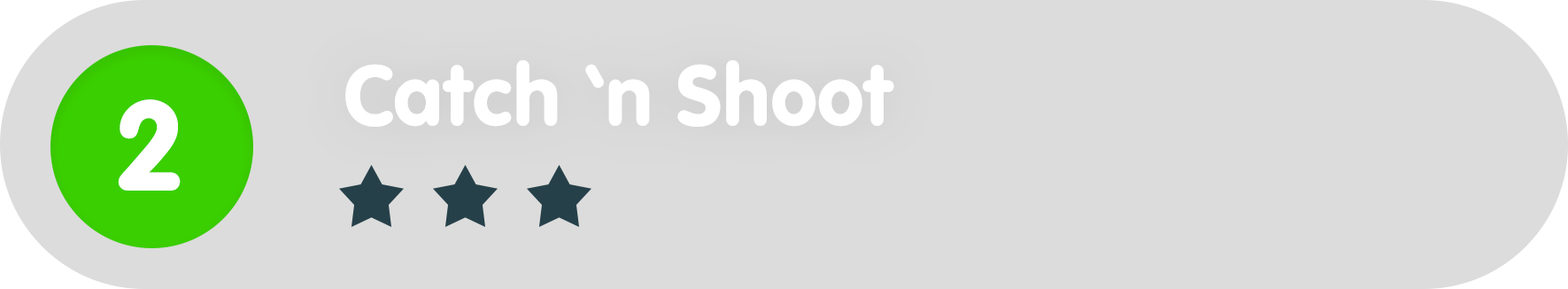
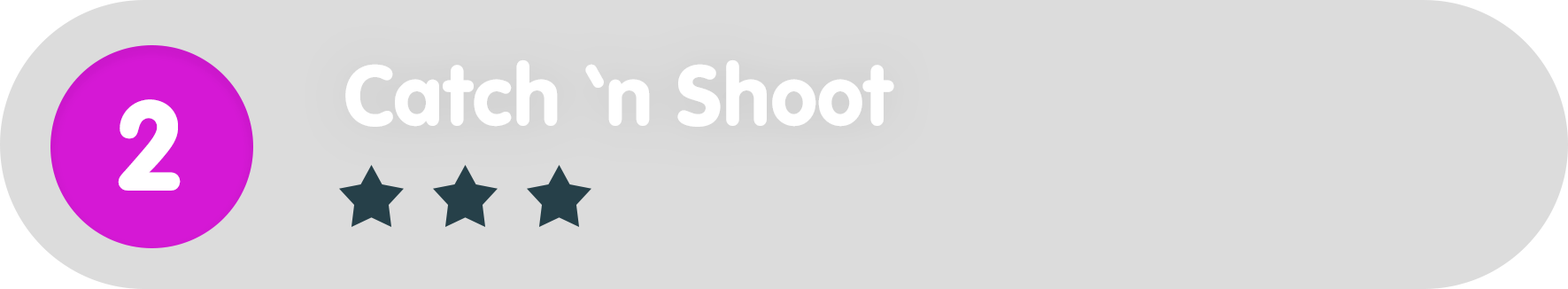
Layers edited between the first and the second 1568 × 289 image:
painted on "Ellipse_green" over box(50, 45, 254, 248)
